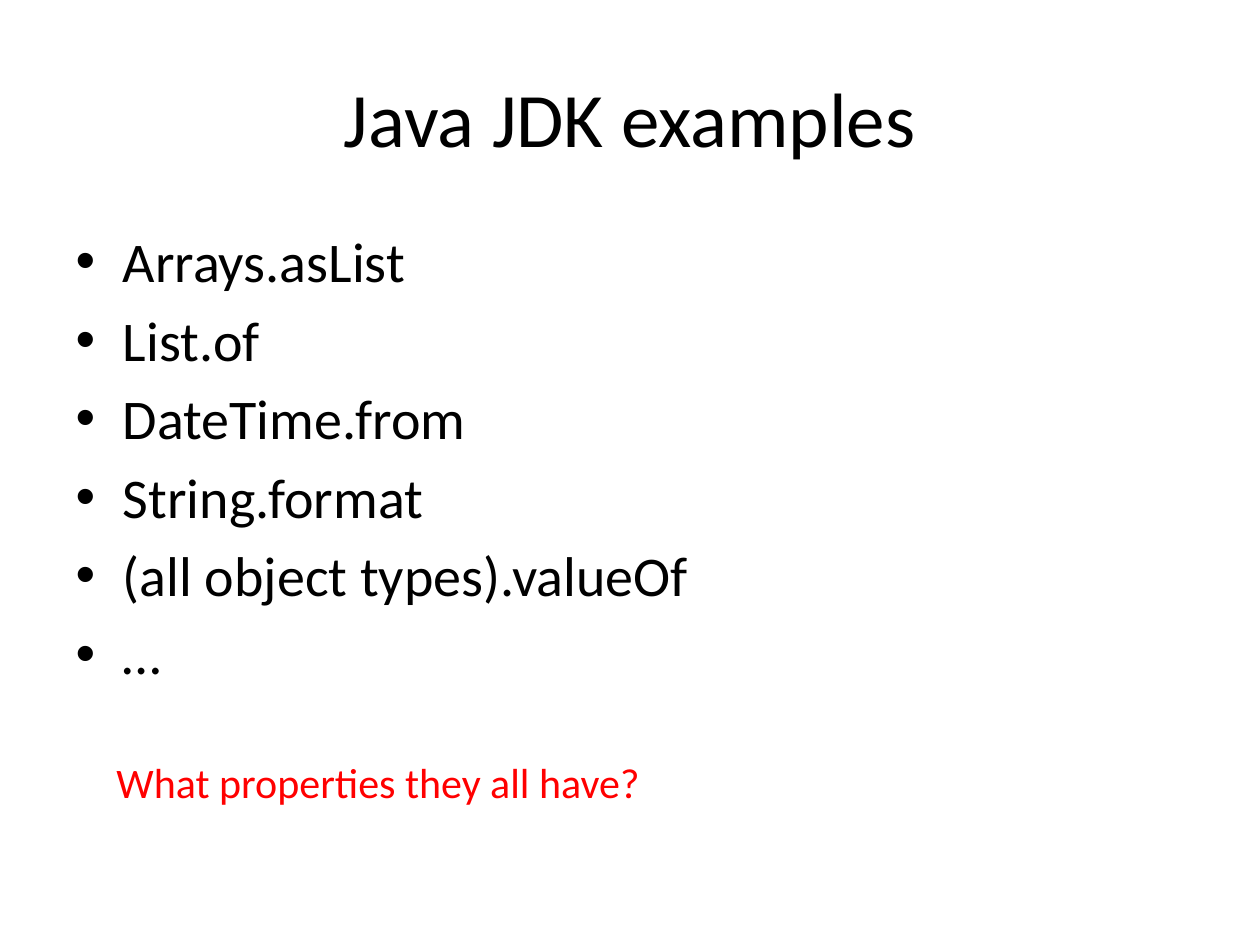
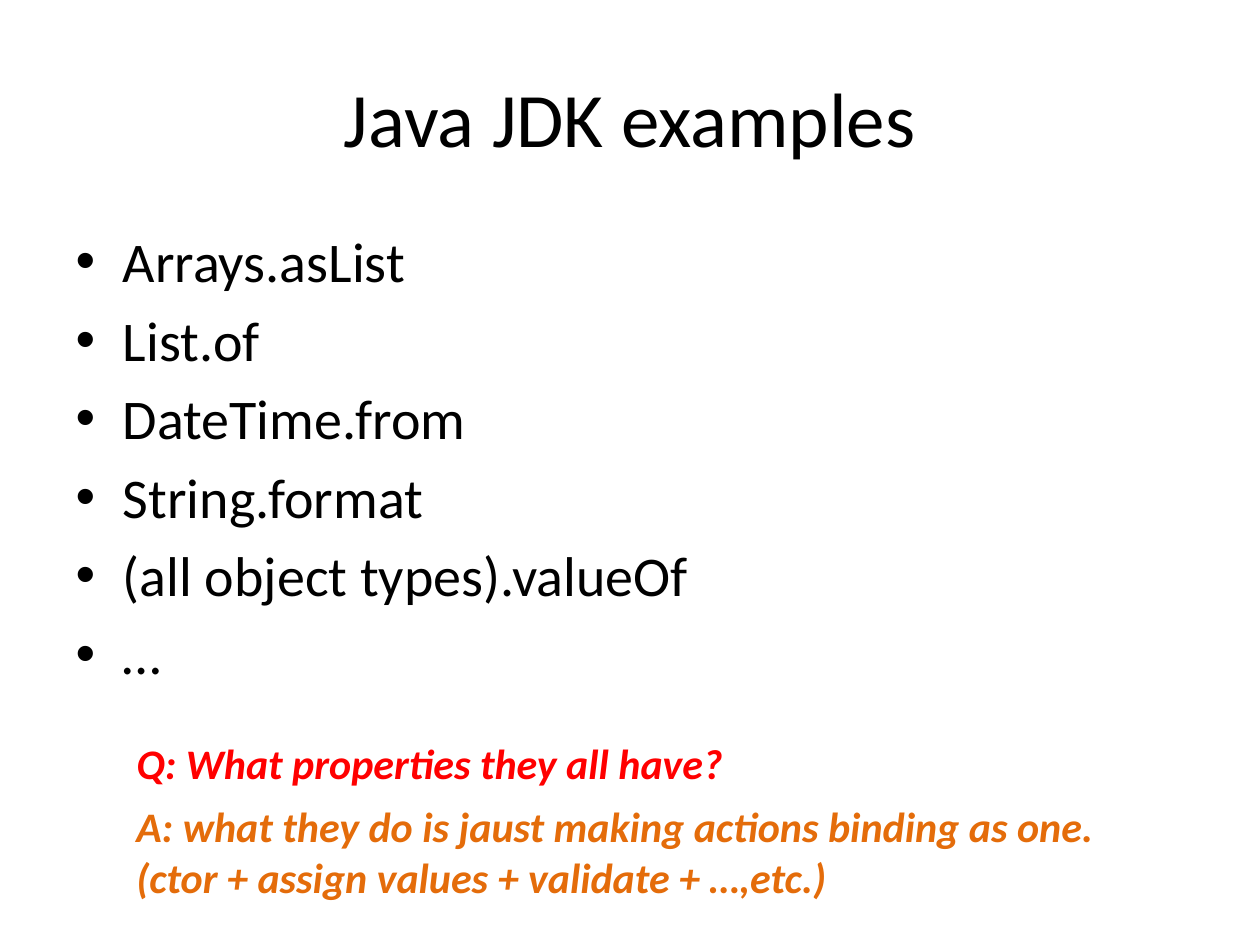
Before and after one commit to wsw621012/EffectiveJava3, a slide deck: slide 7 of introduction.pptx (slide 5 before the commit). Drawn at 1260x945 pixels with LibreOffice and Linux fonts; fonts in the diff are those of the drawing. Boxes give left, top, right and bottom in pixels: in the first picture for what was removed or moved away, otherwise in the second. Text is boxed around its words. In the diff, an @@ line names an element or a change of style, - is before the commit and + after.

```diff
--- a/introduction.pptx
+++ b/introduction.pptx
@@ text at box(136, 749, 722, 786): text changed; bold on; italic on @@
-What properties they all have?
+Q: What properties they all have?
@@ text added at box(136, 812, 1093, 900), 24 pt, text #E46C0A, bold, italic @@
+A: what they do is jaust making actions binding as one. (ctor + assign values + validate + …,etc.)
```
Also in this commit, not shown: 2 other slides changed, 8 slides added, 2 other files.
